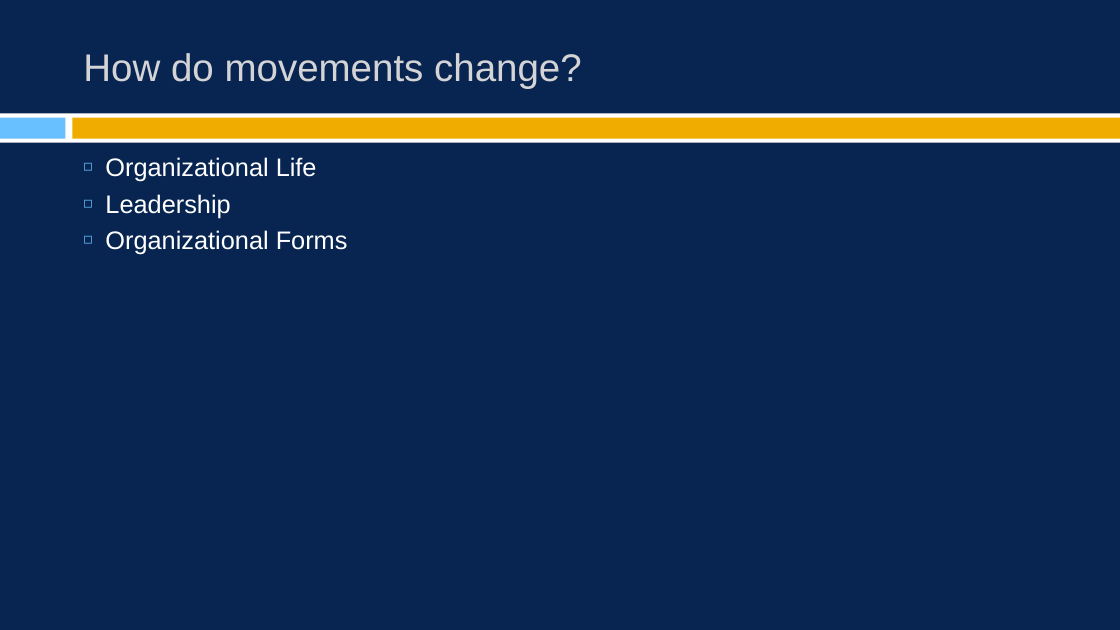
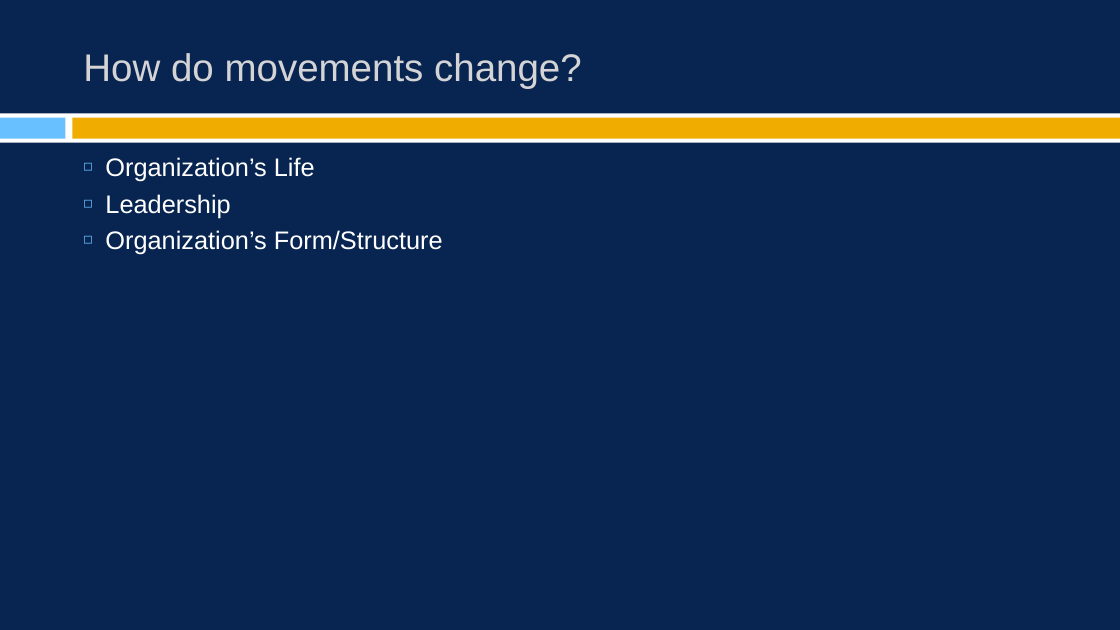
Before and after one commit to burrelvannjr/movements_csuf, a slide deck: slide 13 of ppts/notes/ch_5.pptx (slide 9 before the commit). Drawn at 1120x630 pixels with LibreOffice and Linux fonts; fonts in the diff are those of the drawing. Boxes give left, top, right and bottom in pixels: in the first picture for what was removed or moved away, otherwise in the second. Text is boxed around its words. In the diff, an @@ line names an element or a change of style, - is before the commit and + after.

```diff
--- a/ppts/notes/ch_5.pptx
+++ b/ppts/notes/ch_5.pptx
@@ text at [105,157,315,182]: text changed @@
-◻ Organizational Life
+◻ Organization’s Life
@@ text at [105,230,443,255]: text changed @@
-◻ Organizational Forms
+◻ Organization’s Form/Structure
```
Also in this commit, not shown: 15 other slides changed, 3 slides added, 1 slide removed, 18 other files.
